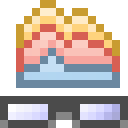
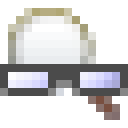
Comparing the layer stacks of the two 128×128 images. Changes:
added layer "mylar middle" above "mylar" over 0, 64, 128, 96
renamed "Layer 3" to "mylar", hid it over 0, 96, 128, 128
hid "Layer 5" over 16, 0, 120, 104
added layer "Layer 6" above "java browsing" over 8, 8, 120, 120
